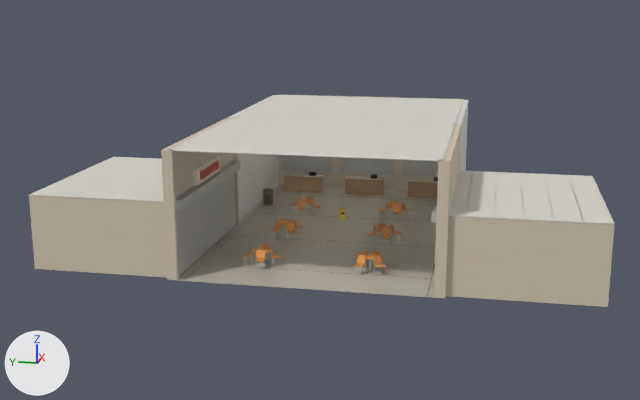
Renders of the glTF model assets/mall/food_court.glb from each side of a commit.
One viewpoint serves both versions: a 50 mm camera at (-46.3, -8.1, 13.2) aimed at (-0.4, 1.1, 1.7). The lights are fixed; the arrows at lower left show +X, +Y and +Z. The first picture is the older version. Objects named as collision shapes, trigger or cutter boxes, shadow casters or lower levels of detail are left out. Vertices at exactly the same position are counted once.

Names of what the first picture shows: 'food_court'.
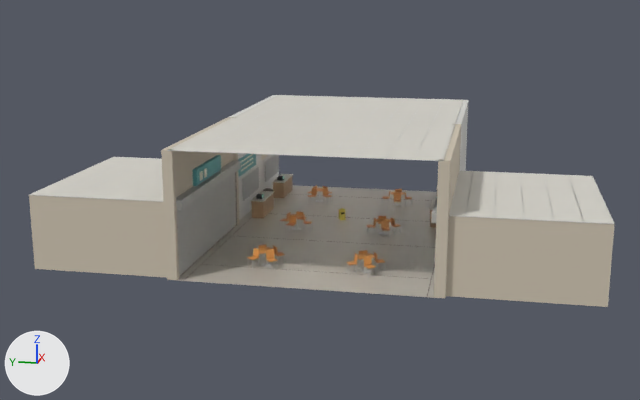
Patch to the scene script:
```diff
--- a/assets/mall/food_court.glb.py
+++ b/assets/mall/food_court.glb.py
@@ me_food_court @@
 # used by ob_food_court; location = (0.0, 0.0, 0.0)
-me_food_court.from_pydata(...)  # 7214 vertices, 12264 faces; spans x -10.0..10.3, y -13.0..13.0, z 0.0..6.0
+me_food_court.from_pydata(...)  # 7378 vertices, 12516 faces; spans x -10.0..10.0, y -13.0..13.0, z 0.0..6.0
+# me_food_court part 1: the loose piece of 24 vertices spanning x 2.7..3.3, y -2.9..-2.3, z 0.0 is moved by (-3.5, 0.2, 0.0)
+# me_food_court part 2: 183 loose pieces with 3252 vertices, spanning x -7.9..9.9, y -5.8..6.0, z 0.0..4.5, are deleted
+# me_food_court part 3: 21 vertices moved within x -7.5..-1.1, y -2.6..3.0, z 0.0..0.5; 652 vertices removed from x -7.9..10.3, y -6.0..6.0, z 0.0..6.0; 4068 vertices added at x -7.9..9.3, y -6.1..6.1, z 0.0..4.5
+# other edits to the shape of me_food_court do not show in these pictures
 me_food_court.materials.append(mat_terrazzo)
```

Changed parts and their boxes (x1, y1, x2, y2) in the pictures (640 x 400 px; the box of a moved part takes in the faces that stretch with it):
part 1 of me_food_court, moved or reshaped
    before: (390, 216, 399, 219)
    after: (379, 232, 388, 235)
part 2 of me_food_court, deleted
    before: (193, 155, 438, 271)
part 3 of me_food_court, built on
    before: (206, 95, 464, 273)
    after: (192, 154, 438, 273)
